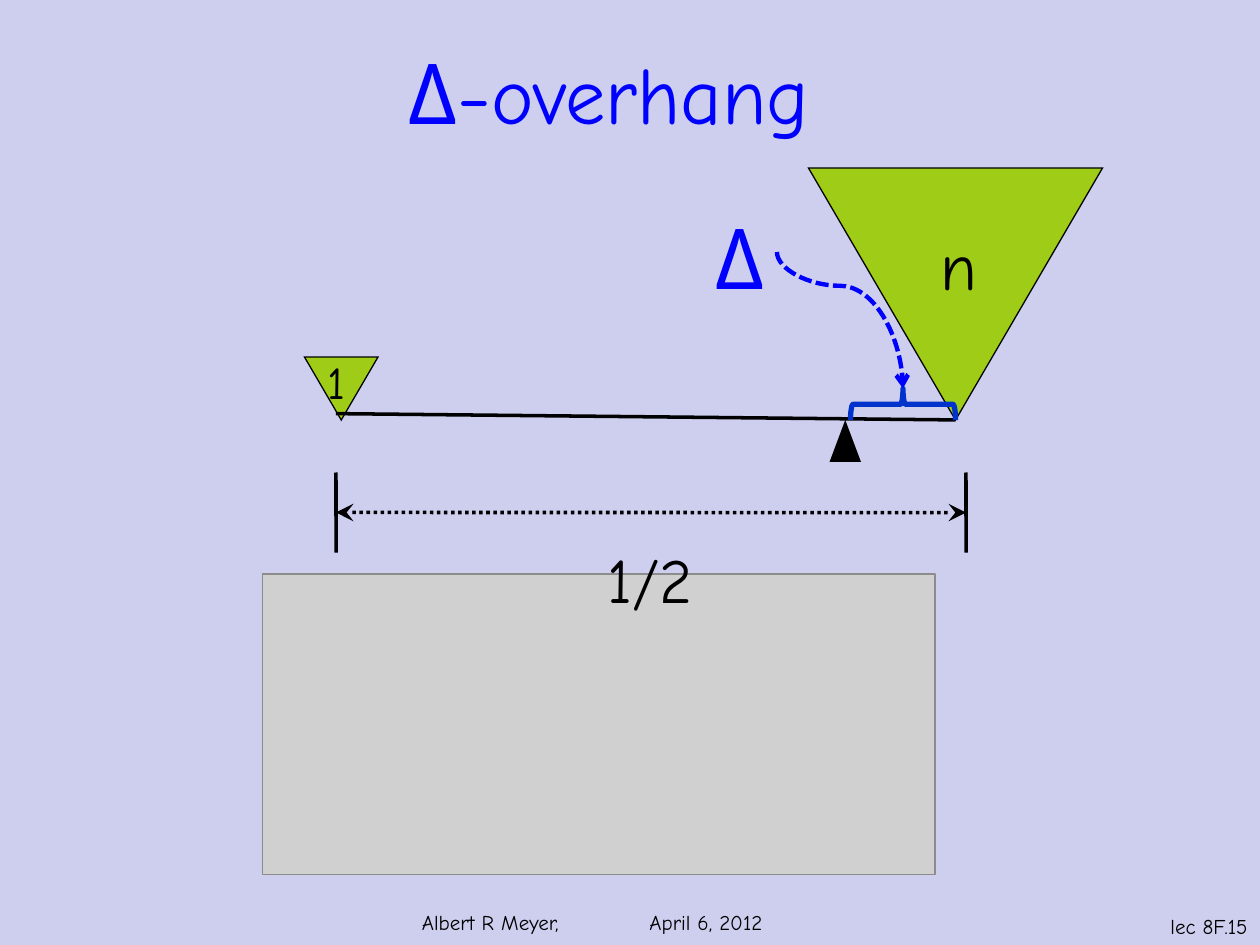
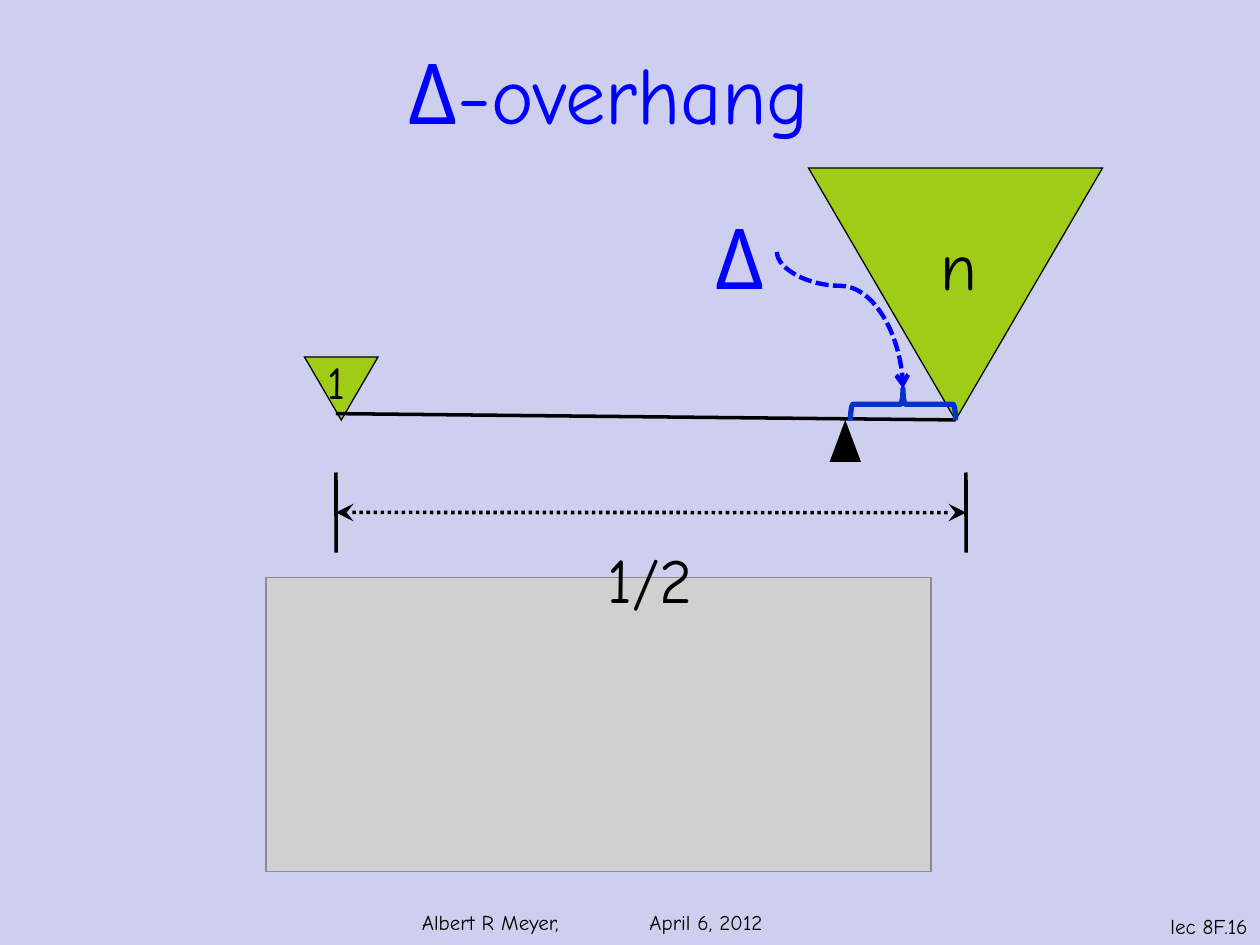
Before and after one commit to armeyer/mcs_web, a slide deck: slide 16 of spring12/slidesS12/book-stacking.pptx (slide 15 before the commit). Drawn at 1260x945 pixels with LibreOffice and Linux fonts; fonts in the diff are those of the drawing; grey boxes stand for pictures; background and template pictures are left out. Boxes give left, top, right and bottom in pixels: in the first picture for what was removed or moved away, otherwise in the second. Text is boxed around its words. In the diff, an @@ line names an element or a change of style, - is before the commit and + after.

```diff
--- a/spring12/slidesS12/book-stacking.pptx
+++ b/spring12/slidesS12/book-stacking.pptx
@@ picture: place and size @@
-picture at [262, 575, 935, 876]
+picture at [266, 577, 931, 871]
@@ page number at [1170, 919, 1248, 934]: text changed @@
-lec 8F.15
+lec 8F.16
```
Also in this commit, not shown: 5 other slides changed, 2 slides added, 2 other files.
